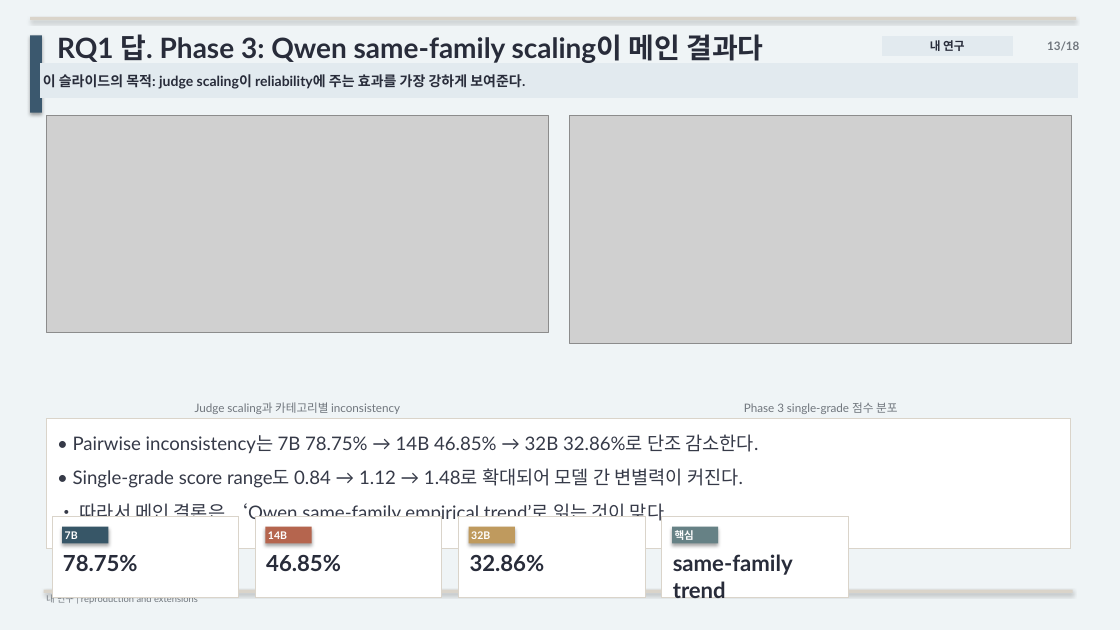
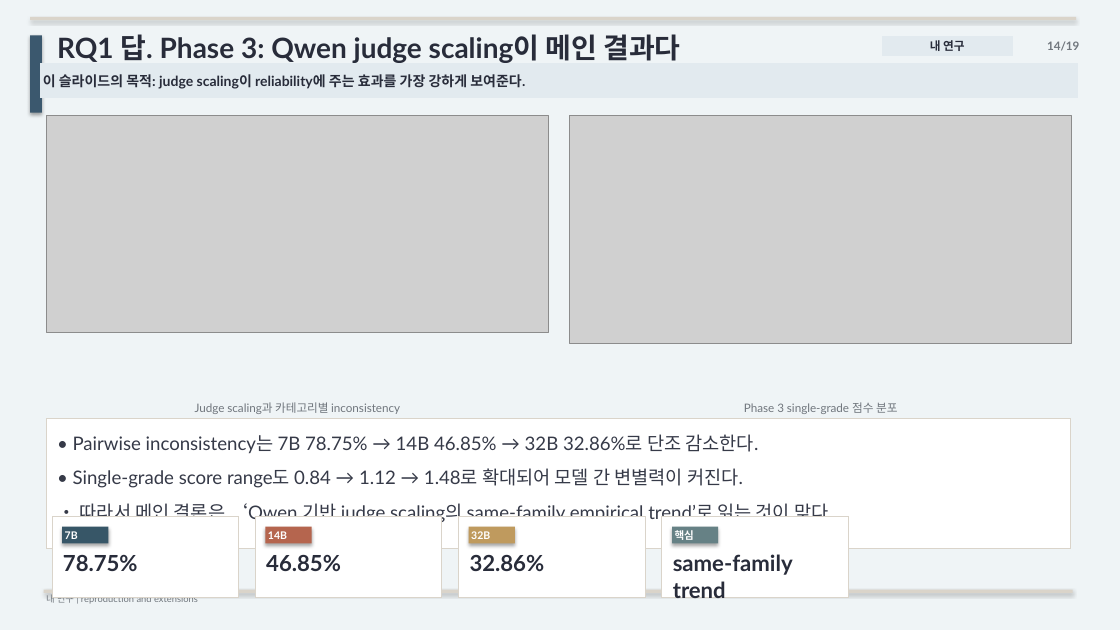
Before and after one commit to kook222/mt_bench_repro, a slide deck: slide 14 of presentation/mt_bench_paper_study.pptx (slide 13 before the commit). Drawn at 1120x630 pixels with LibreOffice and Linux fonts; fonts in the diff are those of the drawing; grey boxes stand for pictures. Boxes give left, top, right and bottom in pixels: in the first picture for what was removed or moved away, otherwise in the second. Text is boxed around its words. In the diff, an @@ line names an element or a change of style, - is before the commit and + after.

```diff
--- a/presentation/mt_bench_paper_study.pptx
+++ b/presentation/mt_bench_paper_study.pptx
@@ text at <box>57,34,680,63</box>: text changed @@
-RQ1 답. Phase 3: Qwen same-family scaling이 메인 결과다
+RQ1 답. Phase 3: Qwen judge scaling이 메인 결과다
@@ text at <box>1047,41,1079,51</box>: text changed @@
-13/18
+14/19
@@ text in rectangle at <box>80,503,833,525</box>: text changed @@
-• 따라서 메인 결론은 ‘Qwen same-family empirical trend’로 읽는 것이 맞다.
+• 따라서 메인 결론은 ‘Qwen 기반 judge scaling의 same-family empirical trend’로 읽는 것이 맞다.
```
Also in this commit, not shown: 16 other slides changed, 1 slide added, 6 other files.
